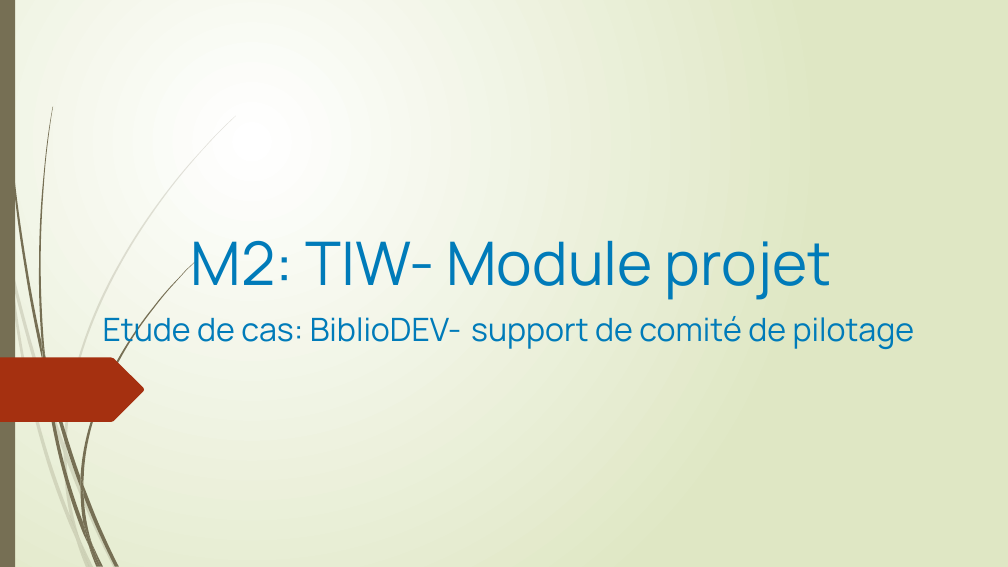
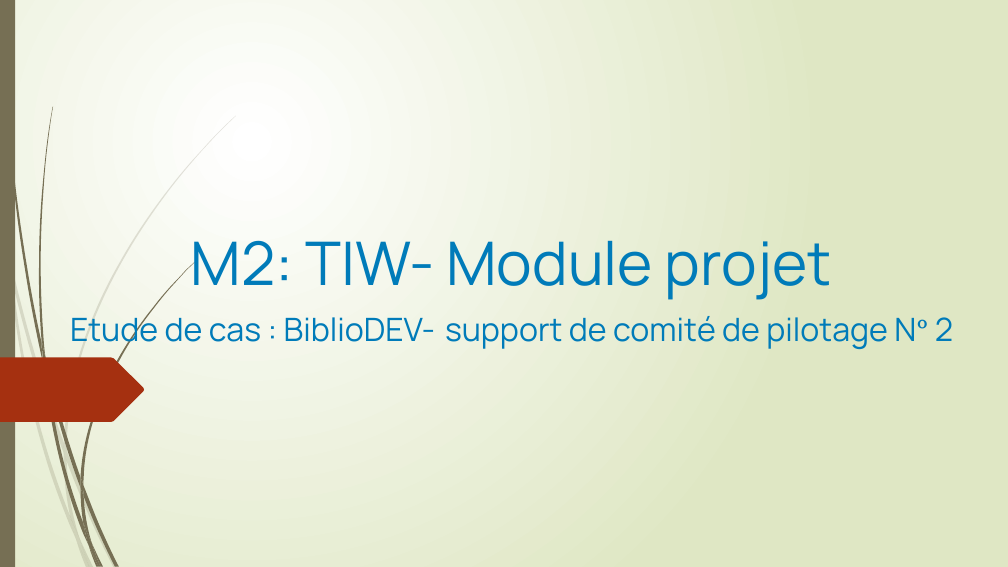
Before and after one commit to abes-esr/kalidos, a slide deck: slide 1 of doc/comité-pilotage.pptx. Drawn at 1008x567 pixels with LibreOffice and Linux fonts; fonts in the diff are those of the drawing. Boxes give left, top, right and bottom in pixels: in the first picture for what was removed or moved away, otherwise in the second. Text is boxed around its words. In the diff, an @@ line names an element or a change of style, - is before the commit and + after.

```diff
--- a/doc/comité-pilotage.pptx
+++ b/doc/comité-pilotage.pptx
@@ title at [70,311,953,350]: text changed @@
-Etude de cas: BiblioDEV- support de comité de pilotage
+Etude de cas : BiblioDEV- support de comité de pilotage N° 2
```
Also in this commit, not shown: 8 other slides changed, 3 slides added.
